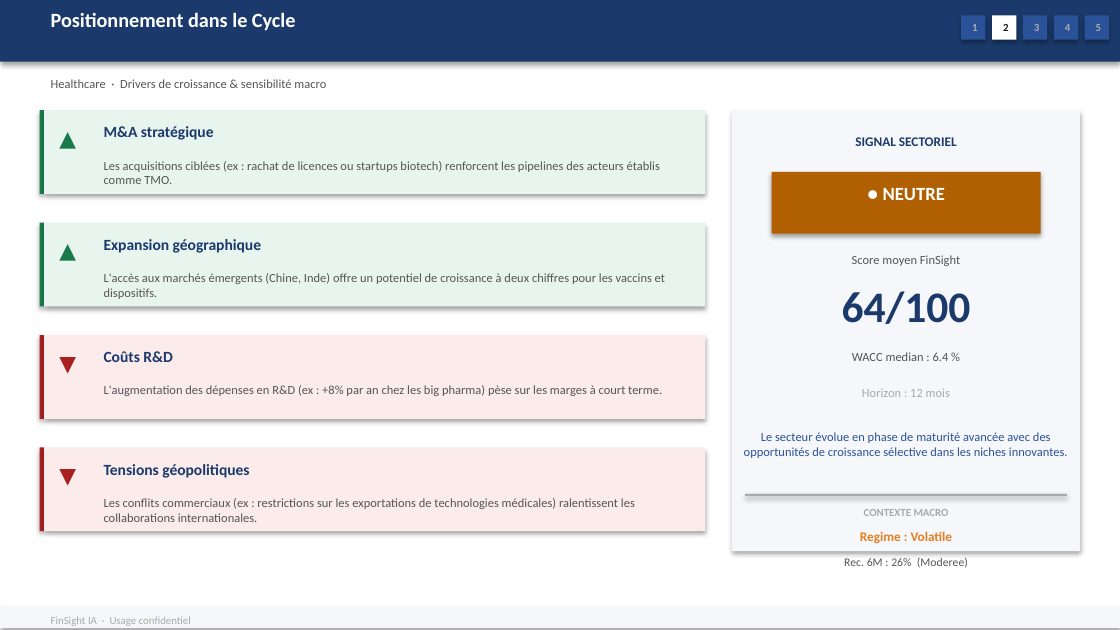
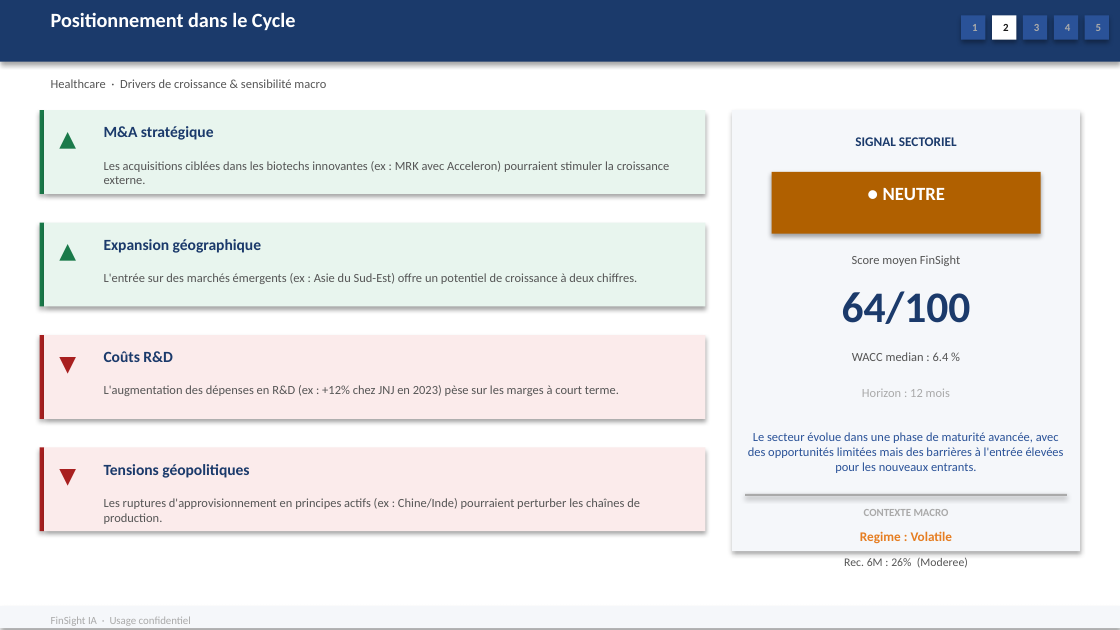
Before and after one commit to baptistejeh07-art/finsight-ia, a slide deck: slide 7 of preview/secteur_Healthcare_S&P_500/secteur_Healthcare_S&P_500.pptx. Drawn at 1120x630 pixels with LibreOffice and Linux fonts; fonts in the diff are those of the drawing. Boxes give left, top, right and bottom in pixels: in the first picture for what was removed or moved away, otherwise in the second. Text is boxed around its words. In the diff, an @@ line names an element or a change of style, - is before the commit and + after.

Commit message:
chore(preview): secteur_Healthcare_S&P_500 outputs regeneres

```diff
--- a/preview/secteur_Healthcare_S&P_500/secteur_Healthcare_S&P_500.pptx
+++ b/preview/secteur_Healthcare_S&P_500/secteur_Healthcare_S&P_500.pptx
@@ text at (104, 161, 670, 184): text changed @@
-Les acquisitions ciblées (ex : rachat de licences ou startups biotech) renforcent les pipelines des acteurs établis comme TMO.
+Les acquisitions ciblées dans les biotechs innovantes (ex : MRK avec Acceleron) pourraient stimuler la croissance externe.
@@ text at (104, 273, 637, 284): text changed @@
-L'accès aux marchés émergents (Chine, Inde) offre un potentiel de croissance à deux chiffres pour les vaccins et dispositifs.
+L'entrée sur des marchés émergents (ex : Asie du Sud-Est) offre un potentiel de croissance à deux chiffres.
@@ text at (104, 385, 619, 396): text changed @@
-L'augmentation des dépenses en R&D (ex : +8% par an chez les big pharma) pèse sur les marges à court terme.
+L'augmentation des dépenses en R&D (ex : +12% chez JNJ en 2023) pèse sur les marges à court terme.
@@ text at (748, 432, 1064, 473): text changed @@
-Le secteur évolue en phase de maturité avancée avec des opportunités de croissance sélective dans les niches innovantes.
+Le secteur évolue dans une phase de maturité avancée, avec des opportunités limitées mais des barrières à l'entrée élevées pour les nouveaux entrants.
@@ text at (104, 498, 640, 524): text changed @@
-Les conflits commerciaux (ex : restrictions sur les exportations de technologies médicales) ralentissent les collaborations internationales.
+Les ruptures d'approvisionnement en principes actifs (ex : Chine/Inde) pourraient perturber les chaînes de production.
```
Also in this commit, not shown: 5 other slides changed, 2 other files.
